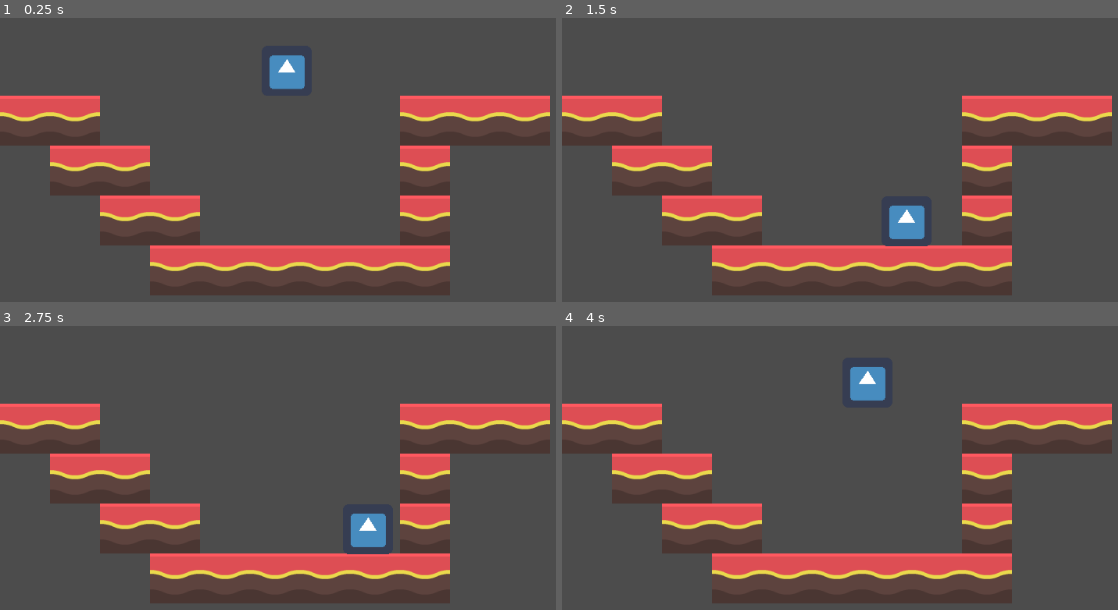
Above: before the commit, frames 1-4 (two rows, left to right).
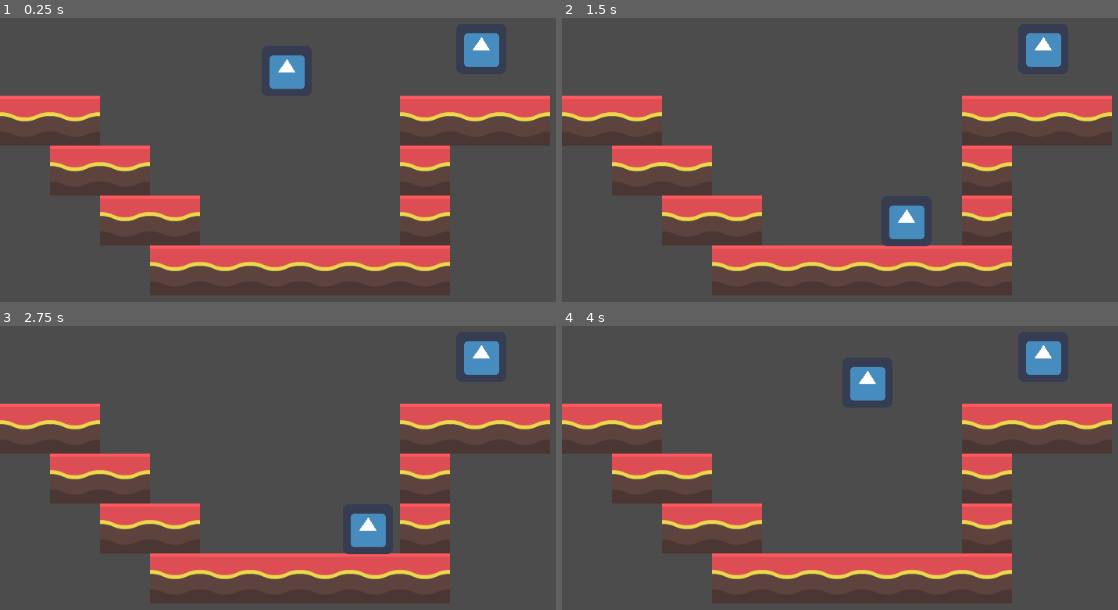
Above: after the commit, the same moments.

Repository: reginapramesti/ldjam51
Game: Godot game, scene res://Sprite.tscn
Two runs of this game, one before a commit and one after it. Both use one fixed random seed, a clock stepped at 60 frames per second and the inputs below. Before the commit the project has no main scene; this scene is started directly in both runs. The engine's default icon, where the game draws it, is replaced by a stand-in: a white triangle on a blue panel in a dark square.
Inputs:
- Up to frame 1 (0.25 s): no input
- Up to frame 2 (1.5 s): hold Right (ui_right) 0.53-1.28 s; hold Left (ui_left) from 1.28 s (still down)
- Up to frame 3 (2.75 s): release Left (ui_left) at 2.03 s; hold Right (ui_right) from 2.03 s (still down)
- Up to frame 4 (4 s): release Right (ui_right) at 2.78 s; hold Up (ui_up) 2.78-3.53 s; hold Left (ui_left) from 3.53 s (still down)

The runs differ from the first frame. In frame 1, 0.7% of the frame differs, in the area x 83-90%, y 5-18%; in frame 2, 0.7%; in frame 3, 0.7%; in frame 4, 0.7%.

Commit message:
add a second godot that prints hi when you hit it

Diff:
--- a/Sprite.gd
+++ b/Sprite.gd
@@ -20,3 +20,8 @@
 		velocity.x = 0
 
 	move_and_slide(velocity, Vector2(0, -1))
+
+
+
+func _on_Area2D_body_entered(body):
+	print("hi")
--- a/Sprite.tscn
+++ b/Sprite.tscn
@@ -69,6 +69,9 @@
 [sub_resource type="RectangleShape2D" id=7]
 extents = Vector2( 31, 31 )
 
+[sub_resource type="RectangleShape2D" id=8]
+extents = Vector2( 27, 28 )
+
 [node name="Node2D" type="Node2D"]
 
 [node name="TileMap" type="TileMap" parent="."]
@@ -86,3 +89,19 @@
 [node name="CollisionShape2D" type="CollisionShape2D" parent="KinematicBody2D"]
 position = Vector2( 367, 211 )
 shape = SubResource( 7 )
+
+[node name="Area2D" type="Area2D" parent="."]
+position = Vector2( 615, 194 )
+
+[node name="CollisionShape2D" type="CollisionShape2D" parent="Area2D"]
+position = Vector2( -1, 3 )
+shape = SubResource( 8 )
+
+[node name="StaticBody2D" type="StaticBody2D" parent="."]
+position = Vector2( 616, 195 )
+
+[node name="Sprite" type="Sprite" parent="StaticBody2D"]
+position = Vector2( 0, 1 )
+texture = ExtResource( 2 )
+
+[connection signal="body_entered" from="Area2D" to="KinematicBody2D" method="_on_Area2D_body_entered"]
--- a/project.godot
+++ b/project.godot
@@ -11,6 +11,7 @@
 [application]
 
 config/name="ld51"
+run/main_scene="res://Sprite.tscn"
 config/icon="res://icon.png"
 
 [gui]
Not shown: 1 places in Sprite.tscn that only renumber resources
